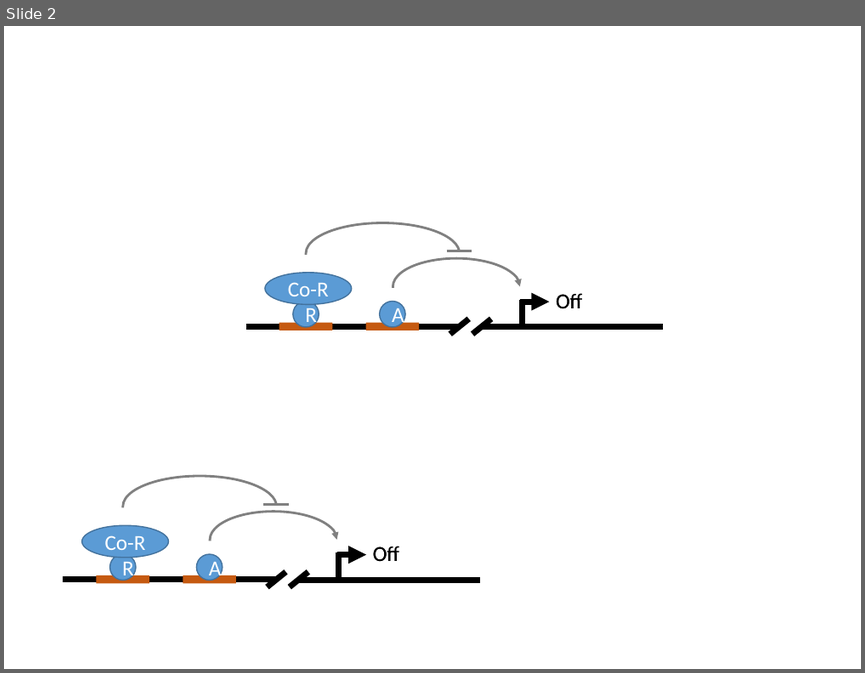
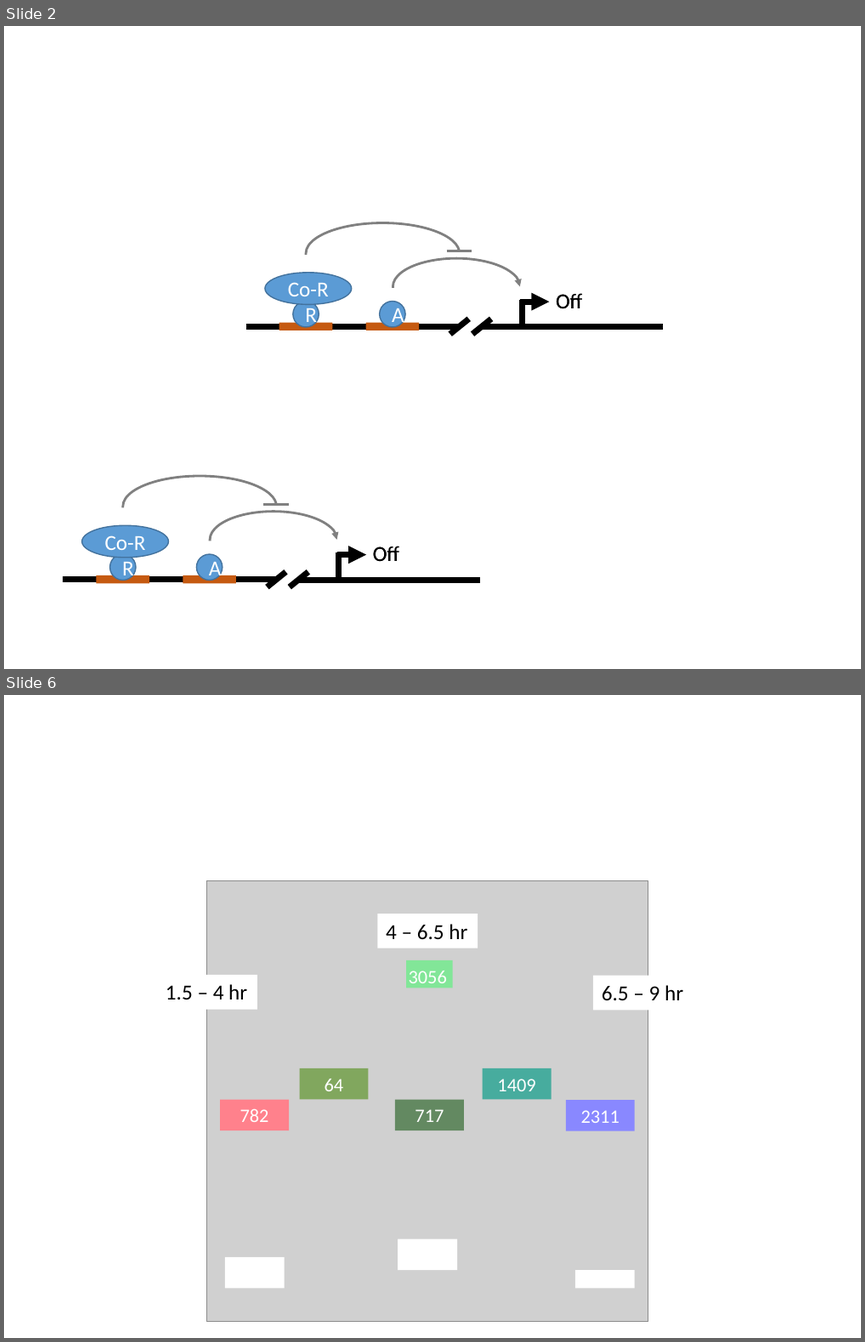
Before and after one commit to mdchambers/dissertation, a slide deck: presentations/defense_unused.pptx. Shown one above the other, each under a label of ours: slide 2 before the commit, slides 2 and 6 after it; the slides between them are not shown. The pictures are 865x673 and 865x1342 pixels, drawn with LibreOffice and Linux fonts; fonts in the diff are those of the drawing; grey boxes stand for pictures. Boxes give left, top, right and bottom in pixels: in the first picture for what was removed or moved away, otherwise in the second. Text is boxed around its words. In the diff, an @@ line names an element or a change of style, - is before the commit and + after.

```diff
--- a/presentations/defense_unused.pptx
+++ b/presentations/defense_unused.pptx
@@ slide 6 added at [4,695,861,1338], background #FFFFFF @@
@@ picture added at [207,881,647,1321] @@
@@ rectangle added at [377,913,477,947], fill #FFFFFF, 18 pt, text #000000 @@
+4 – 6.5 hr
@@ rectangle added at [717,926,778,959], fill #FFFFFF, outline #FFFFFF 1 pt @@
@@ rectangle added at [157,975,257,1009], fill #FFFFFF, 18 pt, text #000000 @@
+1.5 – 4 hr
@@ rectangle added at [406,959,452,987], fill #82E698 @@
@@ text added at [409,970,447,988], 16 pt, text #FFFFFF @@
+3056
@@ rectangle added at [592,975,692,1009], fill #FFFFFF, 18 pt, text #000000 @@
+6.5 – 9 hr
@@ rectangle added at [300,1067,368,1099], fill #81A75E, 16 pt, text #FFFFFF @@
+64
@@ rectangle added at [482,1067,551,1099], fill #47AC9E, 16 pt, text #FFFFFF @@
+1409
@@ rectangle added at [220,1100,289,1130], fill #FF818C, 16 pt, text #FFFFFF @@
+782
@@ rectangle added at [395,1100,463,1130], fill #638961, 16 pt, text #FFFFFF @@
+717
@@ rectangle added at [565,1100,634,1130], fill #8988FF, 16 pt, text #FFFFFF @@
+2311
@@ rectangle added at [398,1238,457,1269], fill #FFFFFF @@
@@ rectangle added at [225,1257,284,1288], fill #FFFFFF @@
@@ rectangle added at [575,1270,635,1288], fill #FFFFFF @@
```
Also in this commit, not shown: 4 other slides added, 2 other files.
